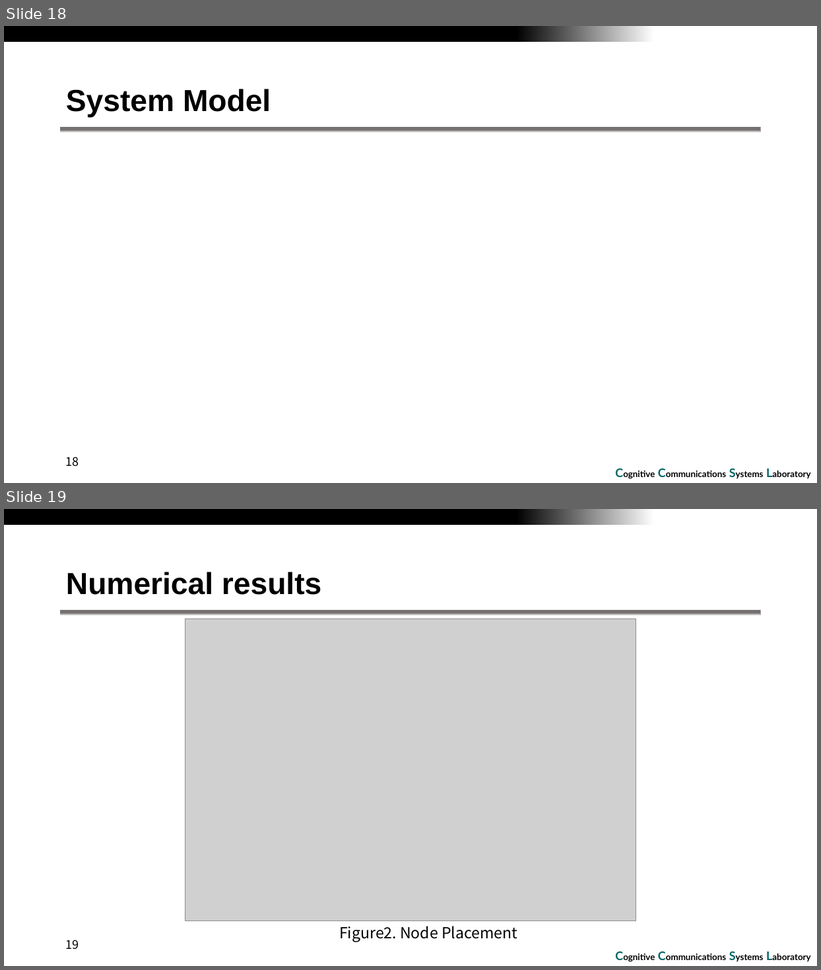
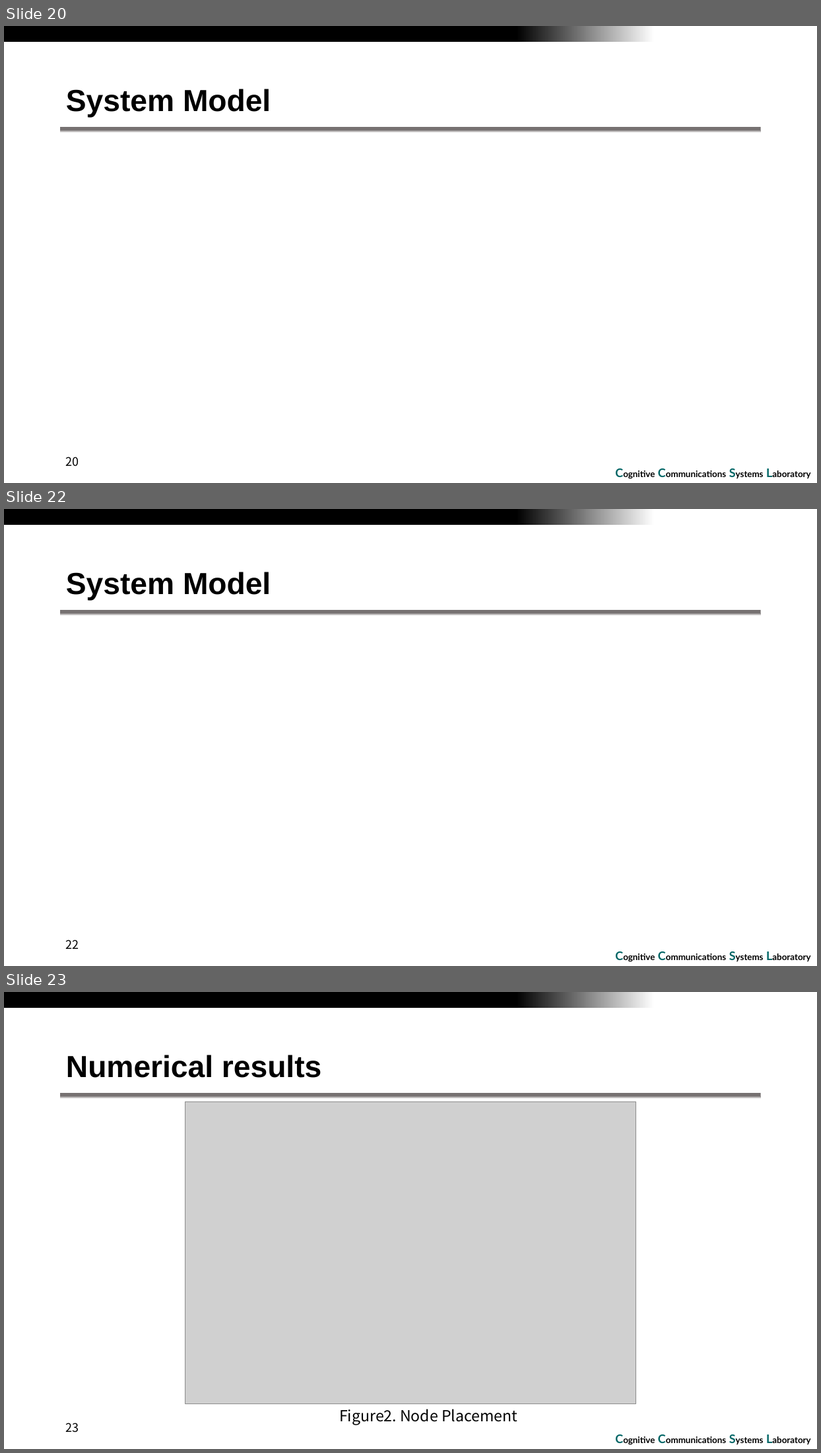
Before and after one commit to RefatHanbat/Presentation-of-SDM, a slide deck: winter_conference_2024.pptx. Shown one above the other, each under a label of ours: slides 18 and 19 before the commit, slides 20, 22 and 23 after it; the slides between them are not shown. The pictures are 821x970 and 821x1453 pixels, drawn with LibreOffice and Linux fonts; fonts in the diff are those of the drawing; grey boxes stand for pictures; background and template pictures are left out. Boxes give left, top, right and bottom in pixels: in the first picture for what was removed or moved away, otherwise in the second. Text is boxed around its words. In the diff, an @@ line names an element or a change of style, - is before the commit and + after.

```diff
--- a/winter_conference_2024.pptx
+++ b/winter_conference_2024.pptx
@@ slide 22 added at [4, 509, 817, 966], background #FFFFFF; not listed: 3 template elements that a slide beside it also shows @@
@@ title added at [66, 572, 271, 600], 36 pt, text #000000, bold @@
+System Model
@@ page number added at [66, 940, 79, 949], 14 pt, text #000000 @@
+22
@@ what was slide 18 is now slide 20 @@
@@ page number at [66, 457, 79, 466]: text changed @@
-18
+20
@@ what was slide 19 is now slide 23 @@
@@ page number at [66, 1423, 79, 1433]: text changed @@
-19
+23
```
Also in this commit, not shown: 3 other slides added.
